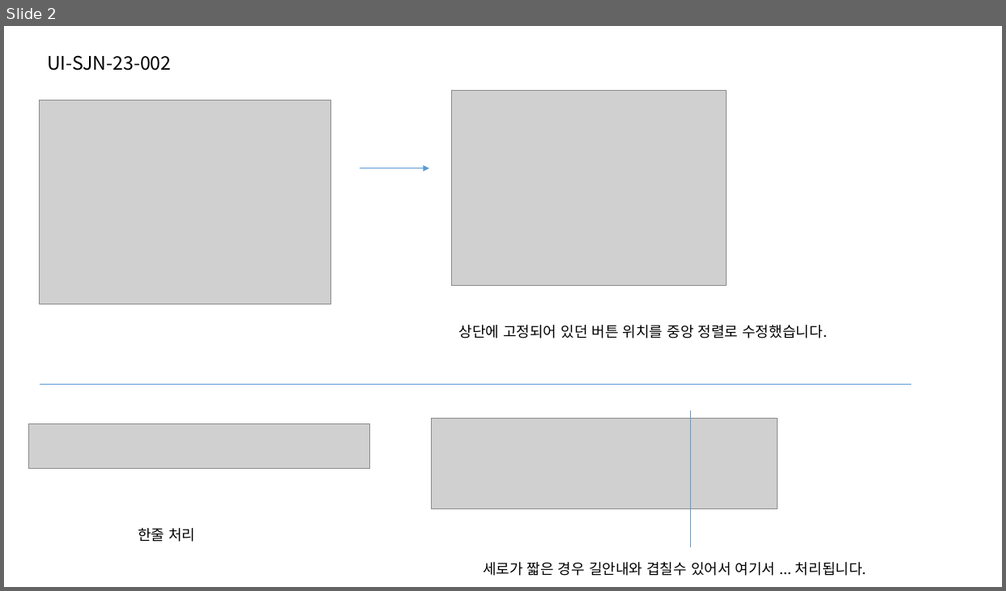
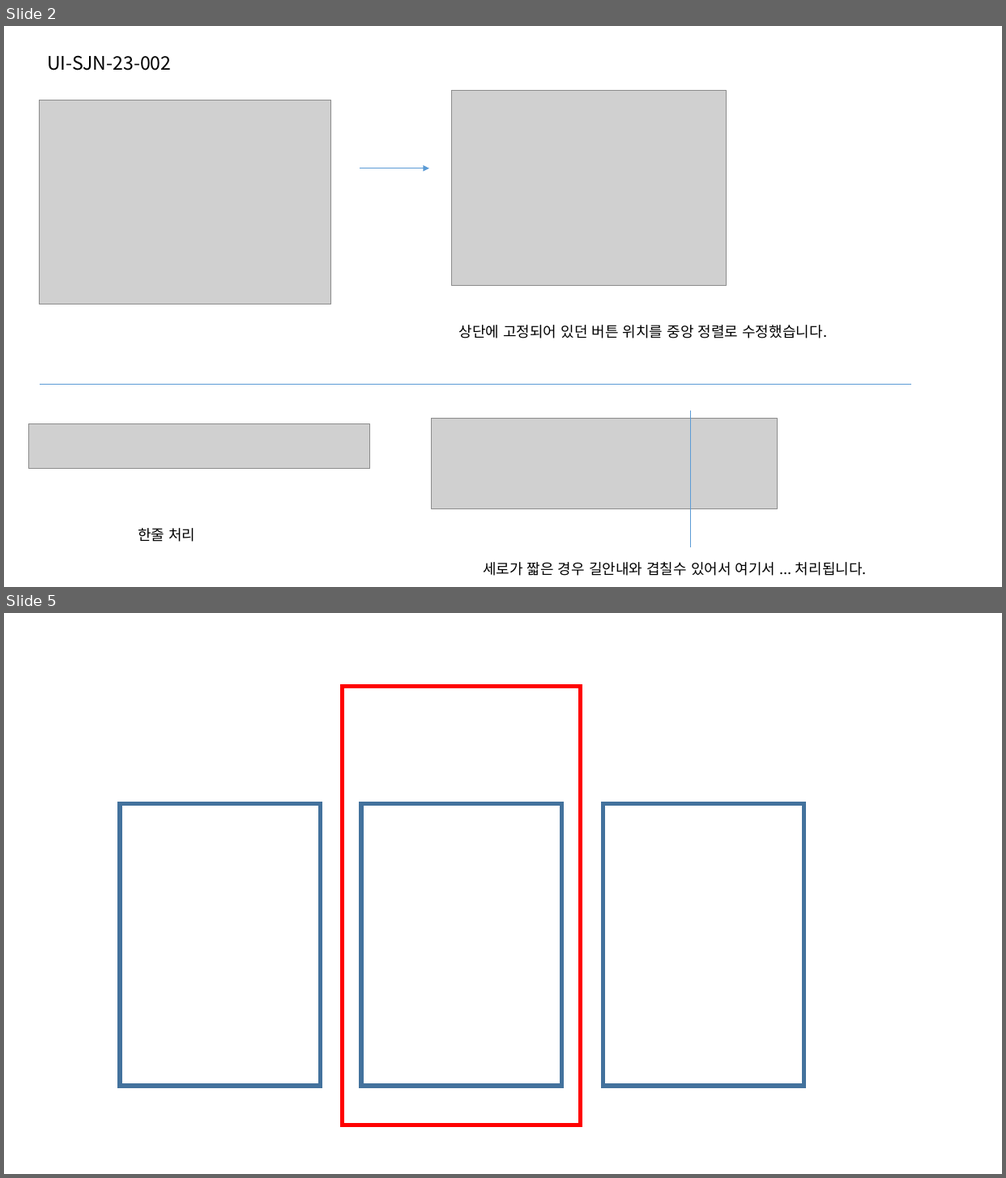
Before and after one commit to jeoungGyy/sejong, a slide deck: ppt/04-04.pptx. Shown one above the other, each under a label of ours: slide 2 before the commit, slides 2 and 5 after it; the slides between them are not shown. The pictures are 1006x591 and 1006x1178 pixels, drawn with LibreOffice and Linux fonts; fonts in the diff are those of the drawing; grey boxes stand for pictures. Boxes give left, top, right and bottom in pixels: in the first picture for what was removed or moved away, otherwise in the second. Text is boxed around its words. In the diff, an @@ line names an element or a change of style, - is before the commit and + after.

```diff
--- a/ppt/04-04.pptx
+++ b/ppt/04-04.pptx
@@ slide 5 added at <box>4,613,1002,1174</box>, background #FFFFFF @@
@@ rectangle added at <box>343,687,582,1125</box>, outline #FF0000 4 pt @@
@@ rectangle added at <box>120,804,321,1086</box>, outline #43739E 4 pt @@
@@ rectangle added at <box>361,804,562,1086</box>, outline #43739E 4 pt @@
@@ rectangle added at <box>603,804,804,1086</box>, outline #43739E 4 pt @@
```
Also in this commit, not shown: 2 other slides added, 12 other files.
